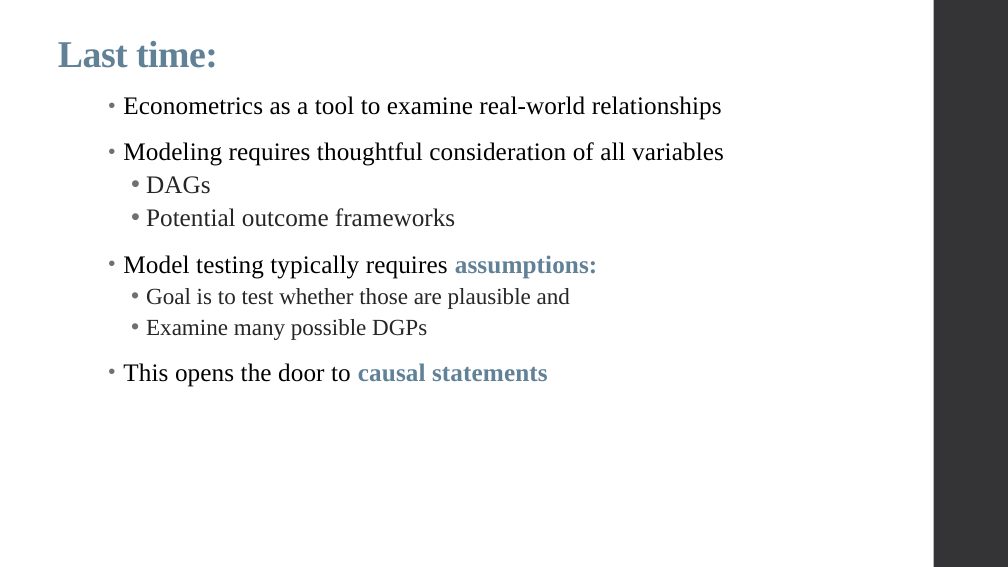
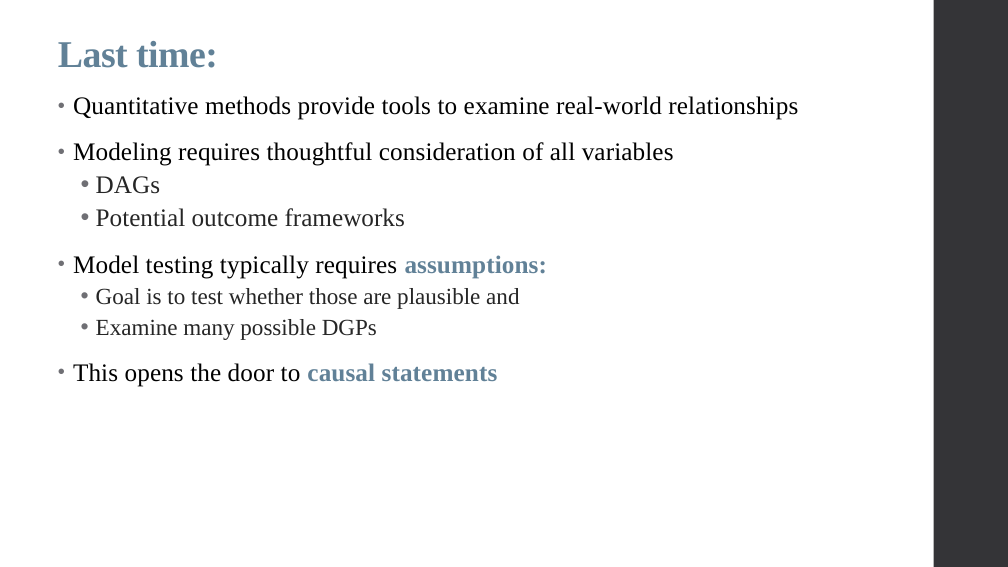
Before and after one commit to alex-hoagland/HAD5744, a slide deck: slide 2 of Lecture02_UnivariateOLS/Lecture2_OLS.pptx. Drawn at 1008x567 pixels with LibreOffice and Linux fonts; fonts in the diff are those of the drawing. Boxes give left, top, right and bottom in pixels: in the first picture for what was removed or moved away, otherwise in the second. Text is boxed around its words. In the diff, an @@ line names an element or a change of style, - is before the commit and + after.

```diff
--- a/Lecture02_UnivariateOLS/Lecture2_OLS.pptx
+++ b/Lecture02_UnivariateOLS/Lecture2_OLS.pptx
@@ text "Quantitative methods provide tools to ...": place and size @@
-text "Quantitative methods provide tools to ..." at <box>123,96,724,387</box>
+text "Quantitative methods provide tools to ..." at <box>73,96,798,387</box>
@@ text at <box>73,96,798,120</box>: text changed @@
-• Econometrics as a tool to examine real-world relationships
+• Quantitative methods provide tools to examine real-world relationships
```
Also in this commit, not shown: 3 other slides changed, 27 slides added, 1 slide removed, 5 other files.
